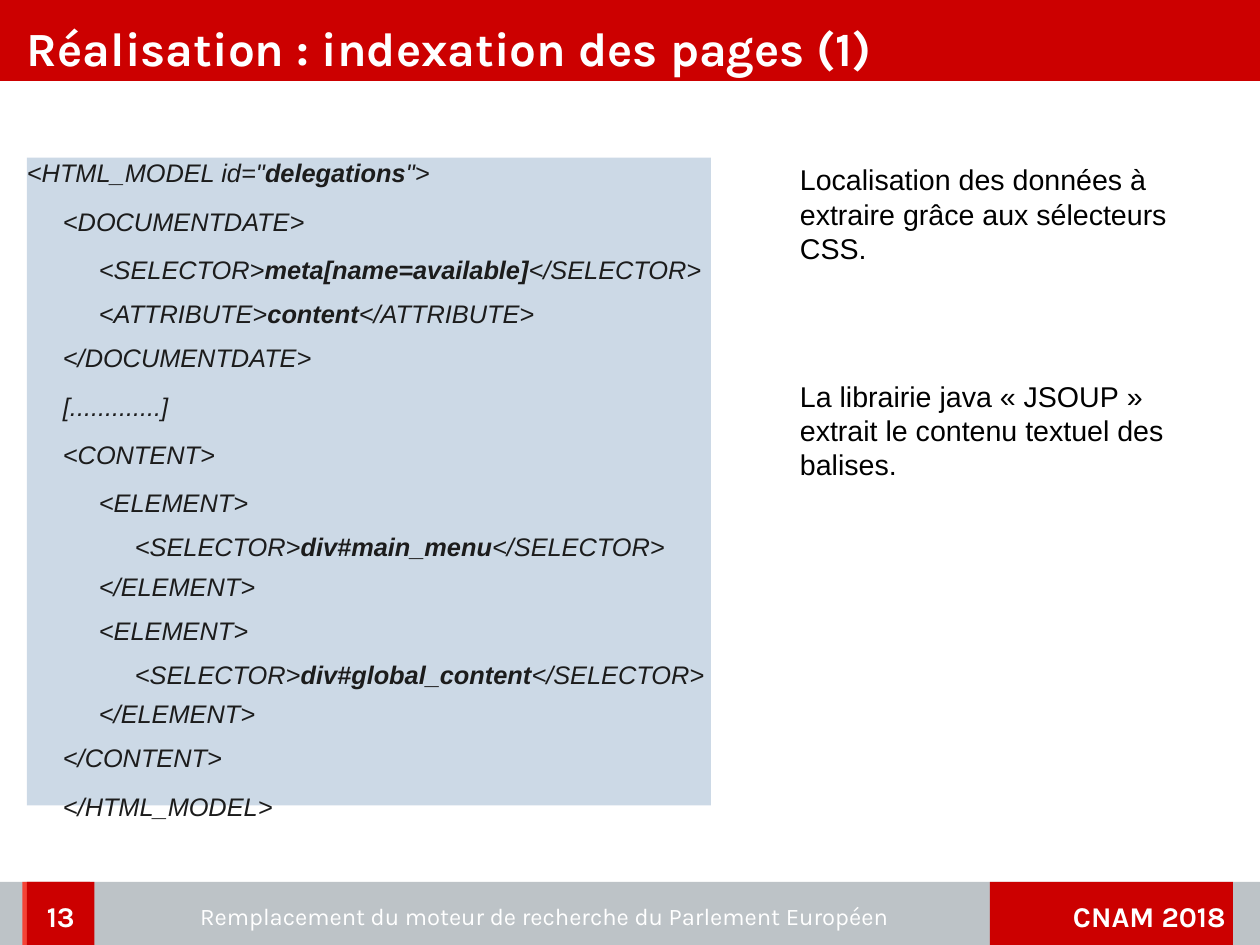
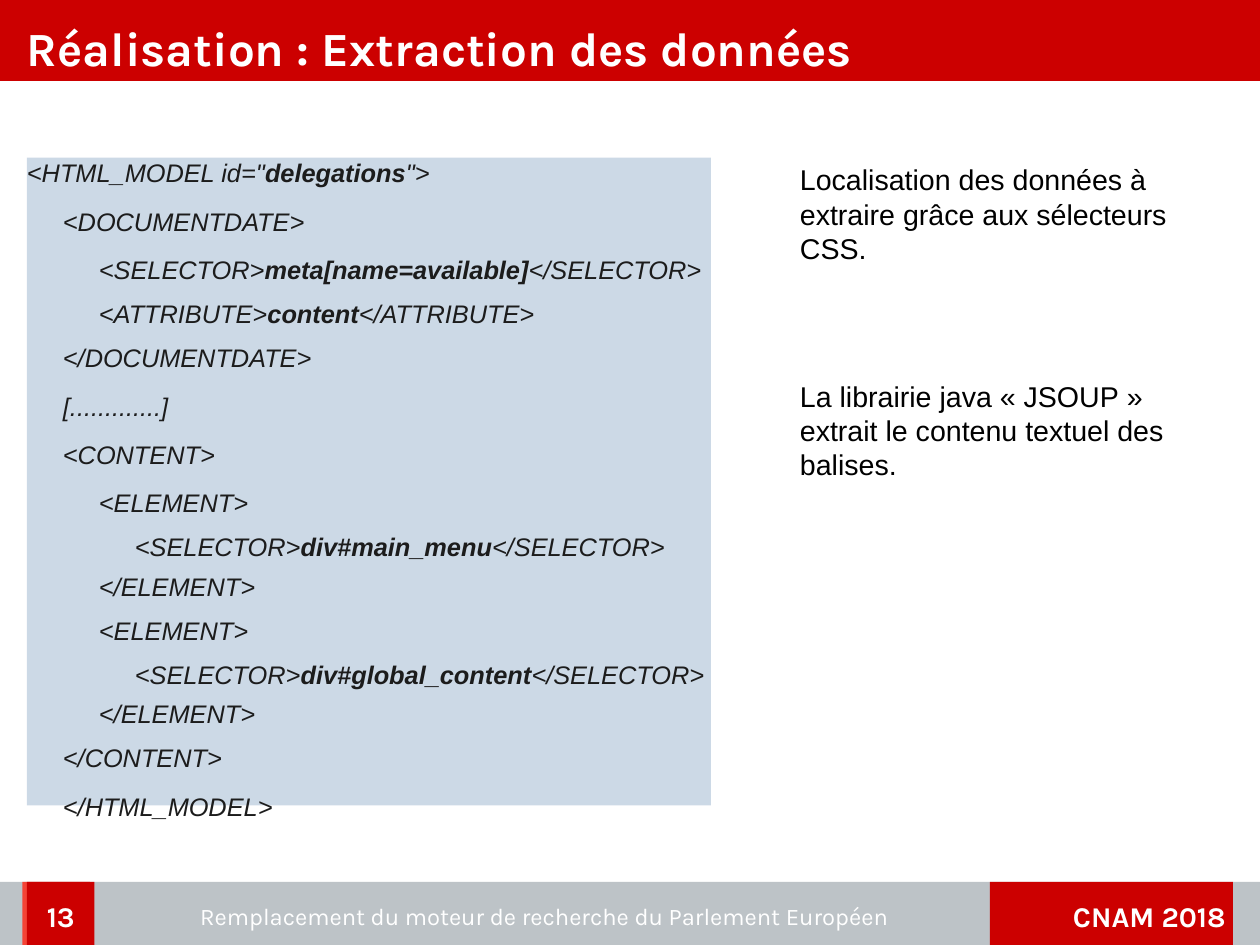
Before and after one commit to charleshuber/4tfront, a slide deck: slide 13 of memoire/presentation/memoire_presentation.odp. Drawn at 1260x945 pixels with LibreOffice and Linux fonts; fonts in the diff are those of the drawing; background and template pictures are left out. Boxes give left, top, right and bottom in pixels: in the first picture for what was removed or moved away, otherwise in the second. Text is boxed around its words. In the diff, an @@ line names an element or a change of style, - is before the commit and + after.

```diff
--- a/memoire/presentation/memoire_presentation.odp
+++ b/memoire/presentation/memoire_presentation.odp
@@ title at <box>27,28,852,67</box>: text changed @@
-Réalisation : indexation des pages (1)
+Réalisation : Extraction des données
```
Also in this commit, not shown: 5 other slides changed, 1 slide removed, 1 other file.
